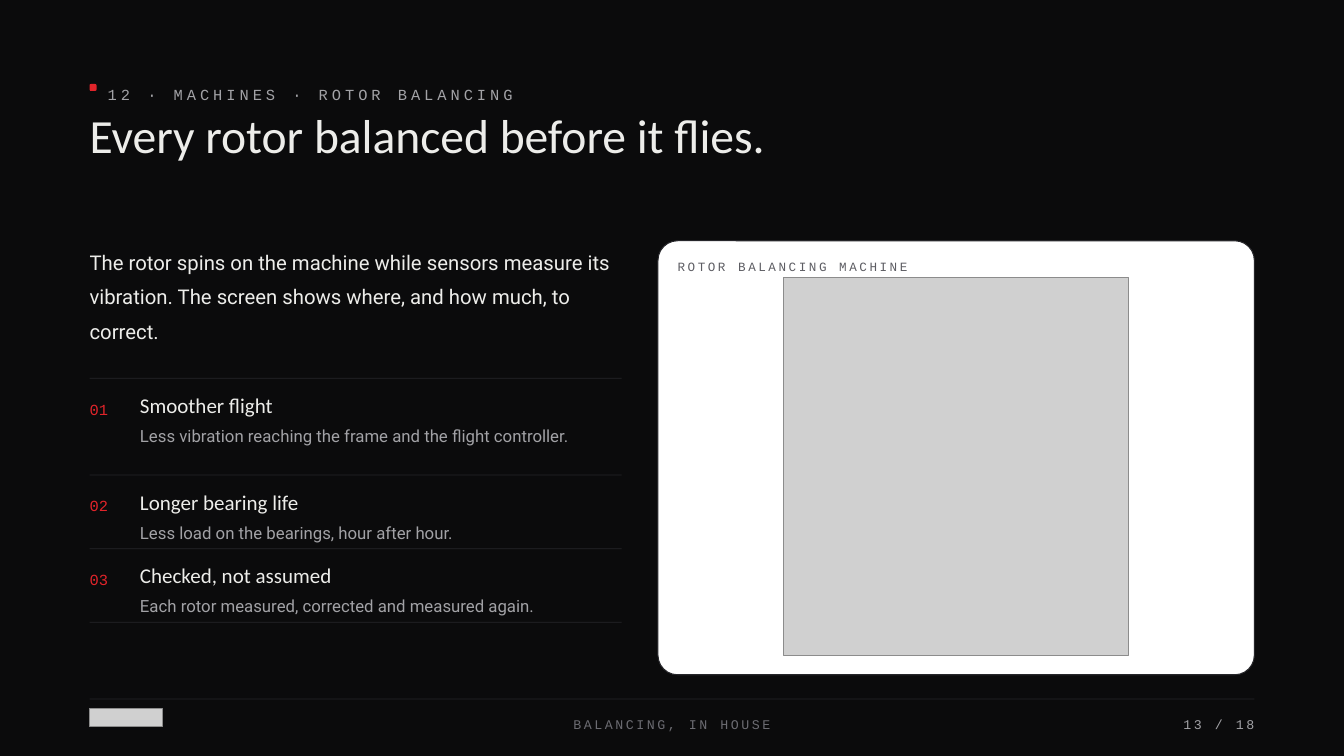
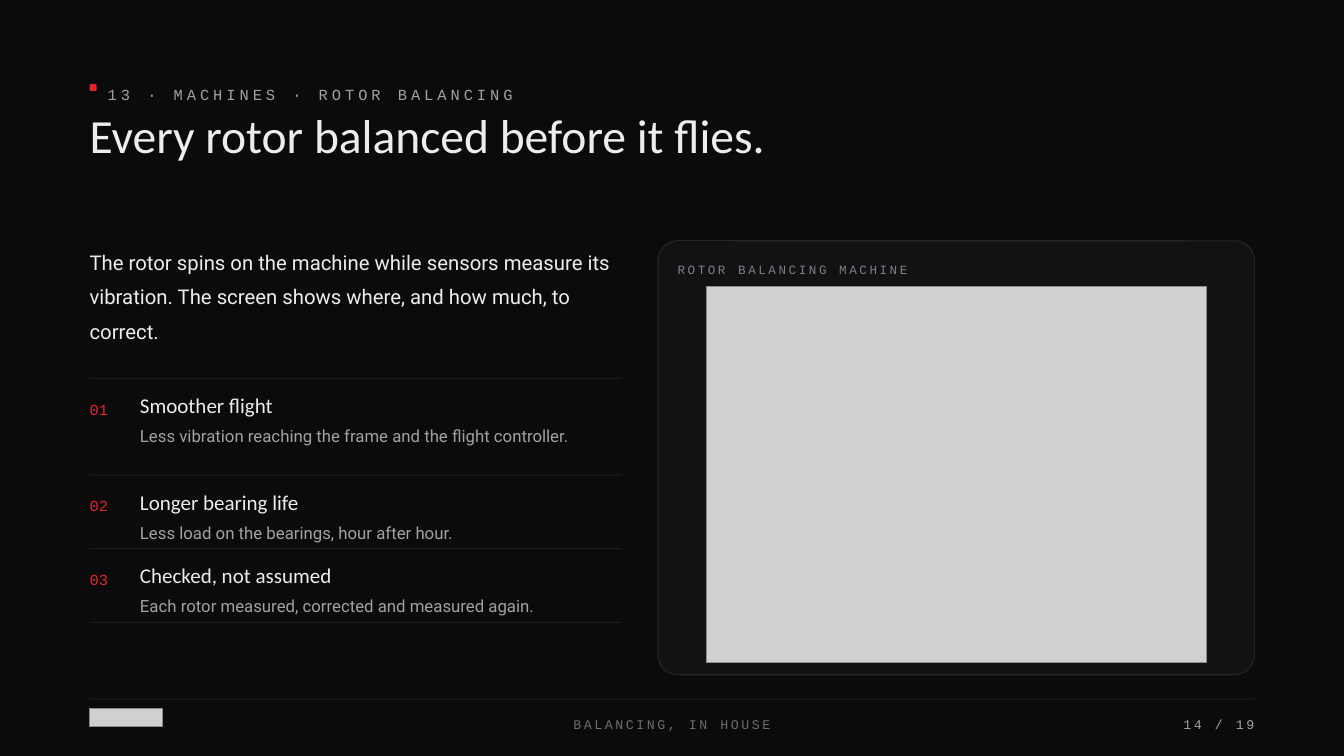
Before and after one commit to siddharthsu/siddharthsu, a slide deck: slide 14 of Taraxis_Presentation/Taraxis_Motor_Deck.pptx (slide 13 before the commit). Drawn at 1344x756 pixels with LibreOffice and Linux fonts; fonts in the diff are those of the drawing; grey boxes stand for pictures. Boxes give left, top, right and bottom in pixels: in the first picture for what was removed or moved away, otherwise in the second. Text is boxed around its words. In the diff, an @@ line names an element or a change of style, - is before the commit and + after.

```diff
--- a/Taraxis_Presentation/Taraxis_Motor_Deck.pptx
+++ b/Taraxis_Presentation/Taraxis_Motor_Deck.pptx
@@ text at [108,89,513,100]: text changed @@
-12 · MACHINES · ROTOR BALANCING
+13 · MACHINES · ROTOR BALANCING
@@ rounded rectangle at [658,241,1255,676]: fill #FFFFFF to #121214 @@
@@ text "ROTOR BALANCING MACHINE" at [678,265,907,274]: text colour #5D5D63 to #7E7E84 @@
@@ picture: place and size @@
-picture at [784,277,1129,655]
+picture at [706,287,1206,662]
@@ text at [1183,720,1254,729]: text changed @@
-13 / 18
+14 / 19
```
Also in this commit, not shown: 16 other slides changed, 1 slide added, 2 other files.
